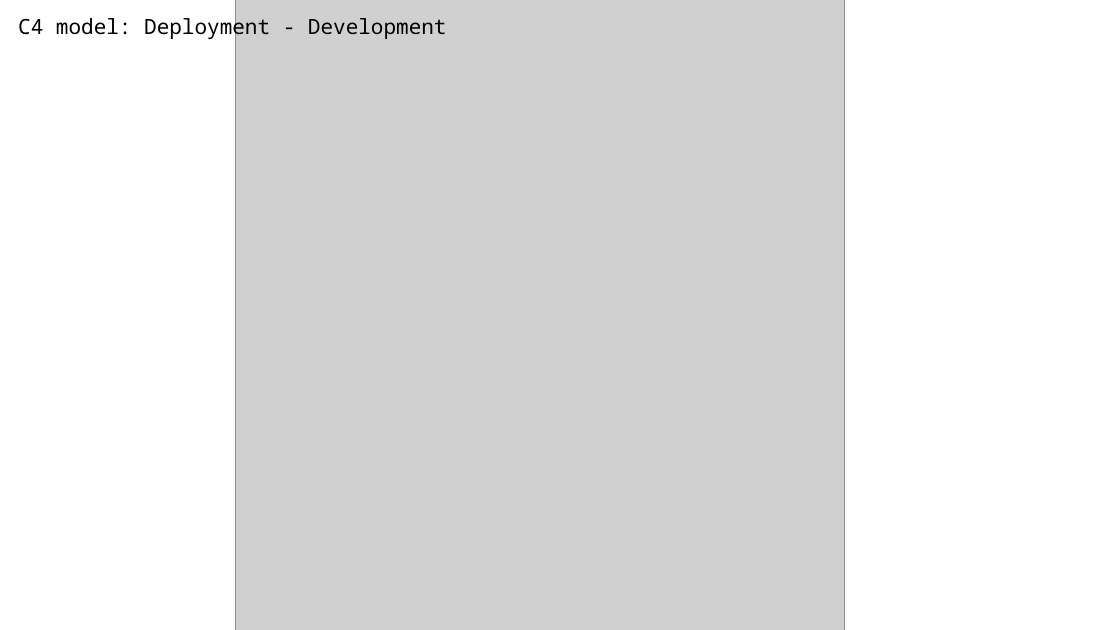
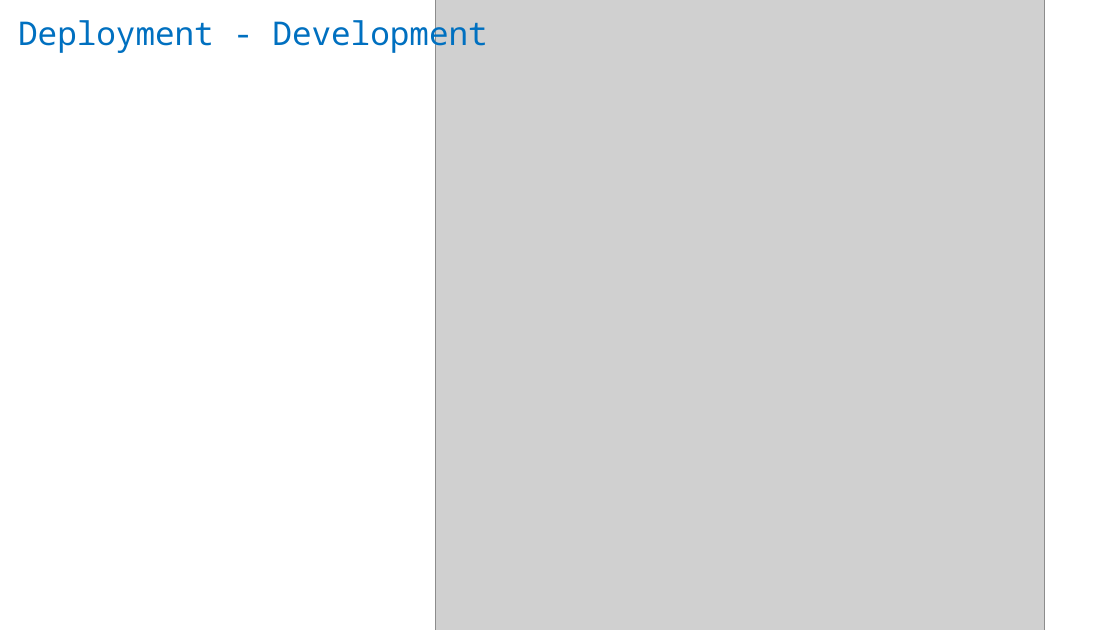
Before and after one commit to alexeykko/rct-project-nswi130, a slide deck: slide 22 of RacingCarTrackerPresentation.pptx. Drawn at 1120x630 pixels with LibreOffice and Linux fonts; fonts in the diff are those of the drawing; grey boxes stand for pictures. Boxes give left, top, right and bottom in pixels: in the first picture for what was removed or moved away, otherwise in the second. Text is boxed around its words. In the diff, an @@ line names an element or a change of style, - is before the commit and + after.

```diff
--- a/RacingCarTrackerPresentation.pptx
+++ b/RacingCarTrackerPresentation.pptx
@@ text at [18, 15, 487, 55]: text changed; size 18 to 28 pt; text colour #000000 to #0070C0 @@
-C4 model: Deployment - Development
+Deployment - Development
@@ picture: place and size @@
-picture at [236, 0, 845, 630]
+picture at [435, 0, 1044, 630]
```
Also in this commit, not shown: 22 other slides changed.
